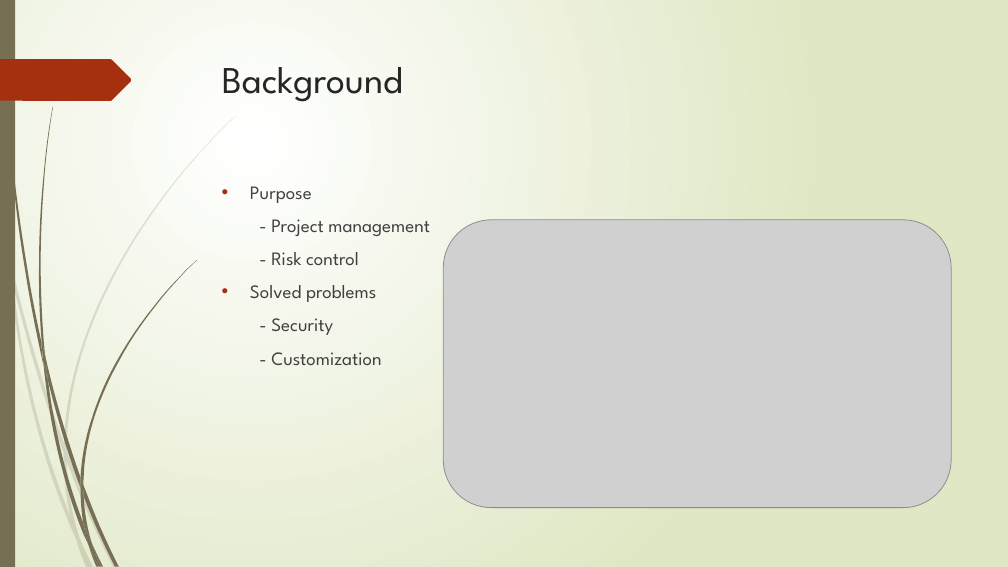
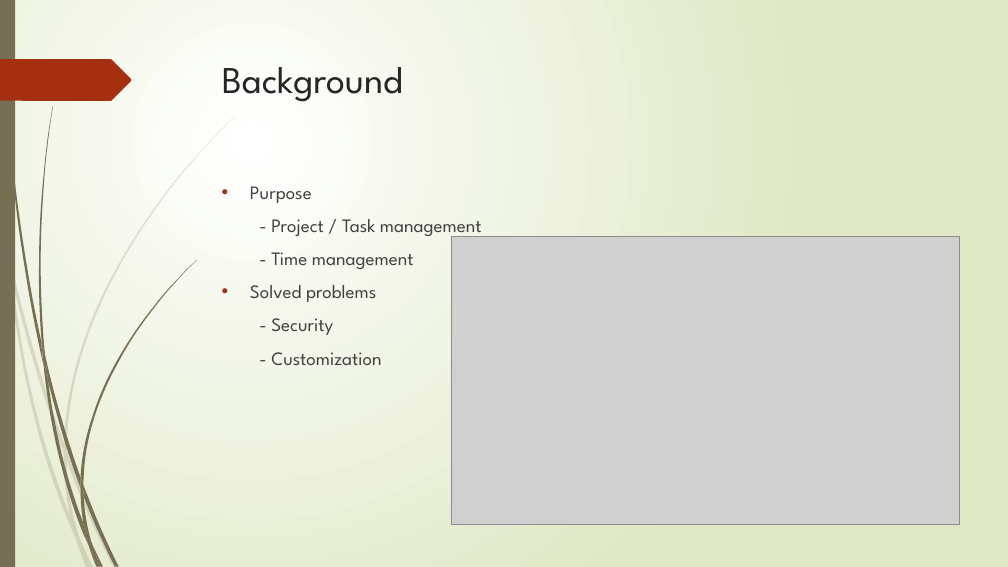
Before and after one commit to chris791223/Java-3-Team-Project, a slide deck: slide 3 of Project Presentation/Java 3 Project Presentation.pptx. Drawn at 1008x567 pixels with LibreOffice and Linux fonts; fonts in the diff are those of the drawing; grey boxes stand for pictures. Boxes give left, top, right and bottom in pixels: in the first picture for what was removed or moved away, otherwise in the second. Text is boxed around its words. In the diff, an @@ line names an element or a change of style, - is before the commit and + after.

Commit message:
update presentation

```diff
--- a/Project Presentation/Java 3 Project Presentation.pptx
+++ b/Project Presentation/Java 3 Project Presentation.pptx
@@ text at <box>271,219,482,269</box>: text changed @@
-- Project management
-- Risk control
+- Project / Task management
+- Time management
@@ picture: place and size @@
-picture at <box>443,220,951,508</box>
+picture at <box>451,237,960,525</box>
```
Also in this commit, not shown: 1 other slide changed.
